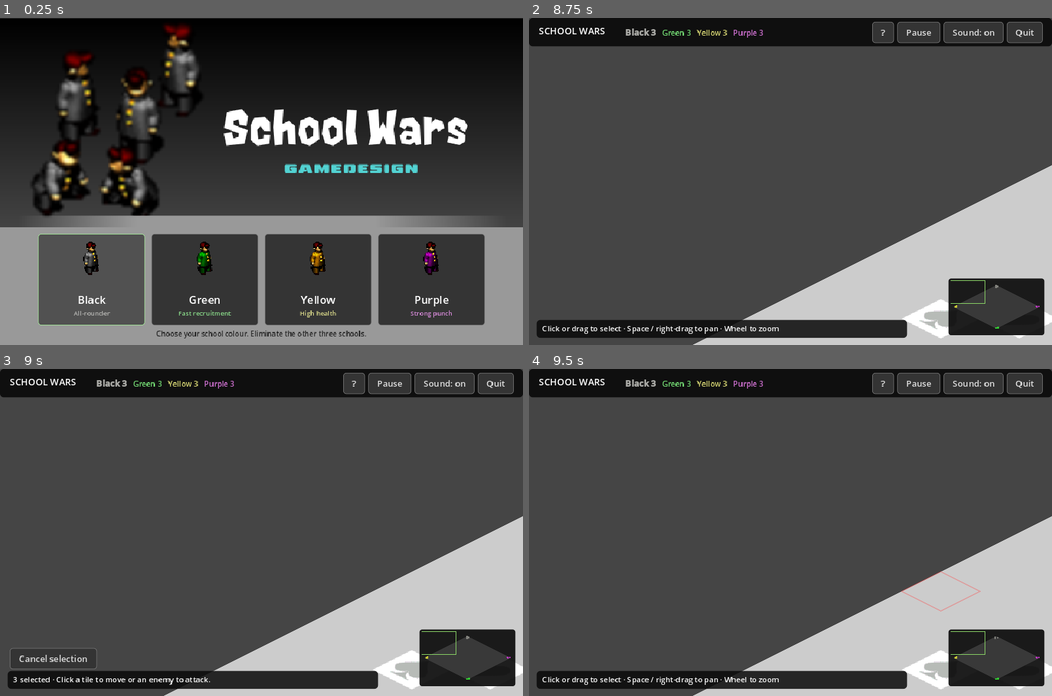
Above: before the commit, frames 1-4 (two rows, left to right).
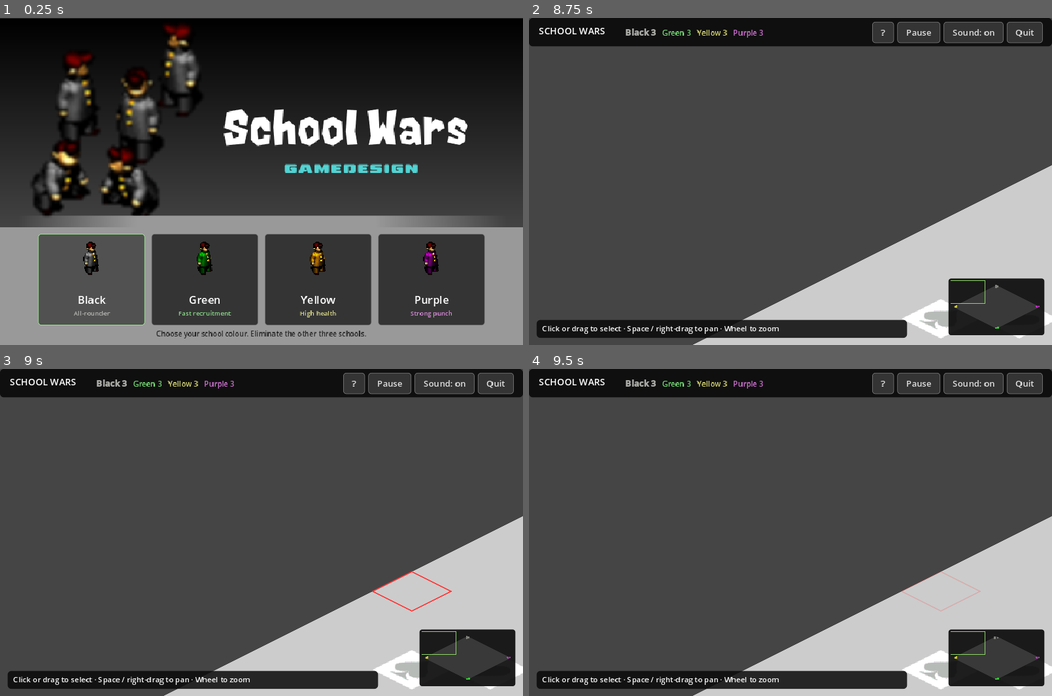
Above: after the commit, the same moments.

Repository: knigfty/school-wars
Game: Godot game, scene res://Scenes/Classic/classic_game.tscn
Two runs of this game, one before a commit and one after it. Both use one fixed random seed, a clock stepped at 60 frames per second and the inputs below.
Inputs (mouse positions are in pixels of both pictures, inside the frame that each line leads up to):
- Up to frame 1 (0.25 s): no input
- Up to frame 2 (8.75 s): click "Black" at 0.5 s; click "?" at 1.25 s; click "Resume" at 2 s; click "Pause" at 2.75 s; click "Resume" at 3.5 s; click "Sound: on" at 4.25 s; click "Sound: off" at 5 s; drag from (790, 181) to (842, 109) at 5.77 s; tap Enter at 6.5, 8 s; drag from (994, 305) to (764, 246) at 6.52 s; tap Space at 7.25 s; move the mouse to (842, 109) at 7.27 s; tap L (camera_pan_right) at 7.35 s; click (842, 109) at 7.42 s; drag from (764, 246) to (633, 132) at 8.02 s
- Up to frame 3 (9 s): tap Space at 8.75 s; move the mouse to (418, 581) at 8.77 s; hold A from 8.78 s (still down); tap K (camera_pan_down) at 8.85 s; click (418, 581) at 8.92 s
- Up to frame 4 (9.5 s): keep holding A; tap Space at 9.02 s

Frames 1-2 are identical in both runs. In frame 3, 0.7% of the frame differs, in the area x 1-90%, y 61-97%; in frame 4, less than 0.1%.

Commit message:
Match Flash command timing and retaliation; add explicit enemy focus targeting

Diff:
--- a/Scripts/Classic/classic_board.gd
+++ b/Scripts/Classic/classic_board.gd
@@ -28,6 +28,7 @@
 var _start: Vector2
 var _pointer: Vector2
 var _marker: Vector2
+var _marker_target: int = -1
 var _marker_life: float = 0.0
 var _audio: Array[AudioStreamPlayer] = []
 var _audio_index: int = 0
@@ -51,6 +52,8 @@
 	simulation.team_eliminated.connect(_on_eliminated)
 	simulation.match_finished.connect(func(won: bool) -> void: match_finished.emit(won))
 	selected.clear()
+	_marker_target = -1
+	_marker_life = 0.0
 	_accumulator = 0.0
 	view_zoom = 1.5
 	camera_center = ClassicRules.cell_to_world(Vector2(simulation.bases[team] * 4)) + Vector2(0, 18)
@@ -138,8 +141,12 @@
 			if not event.pressed and _panning:
 				_panning = false
 			elif event.pressed:
-				_selecting = true
-				_start = event.position
+				if not selected.is_empty():
+					_issue_order(event.position)
+					_selecting = false
+				else:
+					_selecting = true
+					_start = event.position
 			elif _selecting:
 				_finish_selection(event.position)
 				_selecting = false
@@ -177,20 +184,23 @@
 		var id: int = pick_student(point, false)
 		if id >= 0 and simulation.students[id].team == simulation.player_team:
 			selected.append(id)
-	else:
-		var world: Vector2 = screen_to_world(point)
-		var cell: Vector2i = ClassicRules.world_to_cell(world)
-		if not ClassicRules.in_grid(cell):
-			return
-		var tile: Vector2i = Vector2i(cell.x / 4, cell.y / 4)
-		simulation.command(selected, tile, pick_student(point, true))
-		selected.clear()
-		_marker = ClassicRules.cell_to_world(Vector2(tile * 4)) + Vector2(0, 24)
-		_marker_life = 0.7
-		_on_sound("tomove", camera_center)
 	selection_changed.emit()
 	if not selected.is_empty():
 		_on_sound("select", camera_center)
+
+
+func _issue_order(point: Vector2) -> void:
+	var cell: Vector2i = ClassicRules.world_to_cell(screen_to_world(point))
+	if not ClassicRules.in_grid(cell):
+		return
+	var tile: Vector2i = Vector2i(cell.x / 4, cell.y / 4)
+	_marker_target = pick_student(point, true)
+	simulation.command(selected, tile, _marker_target)
+	selected.clear()
+	_marker = ClassicRules.cell_to_world(Vector2(tile * 4)) + Vector2(0, 24)
+	_marker_life = 0.7
+	_on_sound("tomove", camera_center)
+	selection_changed.emit()
 
 
 func pick_student(point: Vector2, enemies_only: bool) -> int:
@@ -243,11 +253,21 @@
 		if student.level_ticks > 0:
 			draw_string(ThemeDB.fallback_font, pos + Vector2(-20, -45) * view_zoom, "Level up!", HORIZONTAL_ALIGNMENT_LEFT, -1, 9 * view_zoom, Color.WHITE)
 	if not selected.is_empty() and not _selecting:
-		var cell: Vector2i = ClassicRules.world_to_cell(screen_to_world(_pointer))
-		if ClassicRules.in_grid(cell):
-			_draw_cursor(ClassicRules.cell_to_world(Vector2(Vector2i(cell.x / 4, cell.y / 4) * 4)), Color("ff3333"))
+		var enemy: int = pick_student(_pointer, true)
+		if enemy >= 0:
+			_draw_target_arrow(enemy, Color("ff3333"))
+		else:
+			var cell: Vector2i = ClassicRules.world_to_cell(screen_to_world(_pointer))
+			if ClassicRules.in_grid(cell):
+				_draw_cursor(ClassicRules.cell_to_world(Vector2(Vector2i(cell.x / 4, cell.y / 4) * 4)), Color("ff3333"))
 	if _marker_life > 0.0:
-		_draw_cursor(_marker - Vector2(0, 24), Color(1, 0.2, 0.2, _marker_life / 0.7))
+		var color: Color = Color(1, 0.2, 0.2, _marker_life / 0.7)
+		if _marker_target >= 0:
+			if simulation.students[_marker_target].is_alive():
+				_draw_target_arrow(_marker_target, color)
+		else:
+			_draw_cursor(_marker - Vector2(0, 24), color)
+
 	if _selecting and _start.distance_to(_pointer) >= 6.0:
 		var rect: Rect2 = Rect2(_start, _pointer - _start).abs()
 		draw_rect(rect, Color(0.4, 1, 0.2, 0.08))
@@ -266,6 +286,13 @@
 	return ordered
 
 
+func _draw_target_arrow(id: int, color: Color) -> void:
+	var tip: Vector2 = world_to_screen(simulation.students[id].world_position() + Vector2(0, -36))
+	var scale: float = view_zoom
+	draw_line(tip - Vector2(0, 16) * scale, tip - Vector2(0, 5) * scale, color, 3.0)
+	draw_colored_polygon(PackedVector2Array([tip, tip + Vector2(-5, -7) * scale, tip + Vector2(5, -7) * scale]), color)
+
+
 func _draw_cursor(origin: Vector2, color: Color) -> void:
 	var points: PackedVector2Array = PackedVector2Array()
 	for point: Vector2 in [Vector2.ZERO, Vector2(48, 24), Vector2(0, 48), Vector2(-48, 24), Vector2.ZERO]:
--- a/Scripts/Classic/classic_simulation.gd
+++ b/Scripts/Classic/classic_simulation.gd
@@ -113,6 +113,7 @@
 		student.level_ticks = 0
 		student.direction = rng.randi_range(0, 3)
 		student.target_id = -1
+		student.priority_target_id = -1
 		student.pattern = 10
 		student.counter = rng.randi_range(10, 29)
 		student.idle_ticks = 0
@@ -164,6 +165,9 @@
 			continue
 		var student: ClassicStudent = students[id]
 		if student.is_alive() and student.team == player_team:
+			student.priority_target_id = target_id if _valid_enemy(student, target_id) else -1
+			if student.state == ClassicStudent.State.FIGHT:
+				student.state = ClassicStudent.State.STAND
 			start_walk(student, tile, target_id)
 
 
@@ -174,8 +178,7 @@
 		student.destination = target.cell
 		if _adjacent(student.cell, target.cell):
 			_start_fight(student, target)
-			if target.state != ClassicStudent.State.WALK and target.state != ClassicStudent.State.FIGHT:
-				_start_fight(target, student)
+			_engage_defender(target, student)
 			return
 	else:
 		student.destination = tile * 4 + Vector2i(rng.randi_range(0, 3), rng.randi_range(0, 3))
@@ -185,6 +188,15 @@
 		_start_turn(student)
 
 
+func _engage_defender(target: ClassicStudent, attacker: ClassicStudent) -> void:
+	if target.state == ClassicStudent.State.FIGHT or _valid_enemy(target, target.priority_target_id):
+		return
+	# Flash remembers the attacker while the defender completes its reserved step.
+	target.target_id = attacker.id
+	if target.state != ClassicStudent.State.WALK:
+		_start_fight(target, attacker)
+
+
 func _start_stand(student: ClassicStudent) -> void:
 	student.state = ClassicStudent.State.STAND
 	student.counter = rng.randi_range(20, 49)
@@ -194,6 +206,9 @@
 
 
 func _start_sit(student: ClassicStudent) -> void:
+	if _valid_enemy(student, student.priority_target_id):
+		start_walk(student, Vector2i.ZERO, student.priority_target_id)
+		return
 	var targets: Array[ClassicStudent] = []
 	for other: ClassicStudent in students:
 		if not other.is_alive() or other.team == student.team:
@@ -291,8 +306,7 @@
 		var target: ClassicStudent = students[student.target_id]
 		if _adjacent(student.cell, target.cell):
 			_start_fight(student, target)
-			if target.state != ClassicStudent.State.WALK and target.state != ClassicStudent.State.FIGHT:
-				_start_fight(target, student)
+			_engage_defender(target, student)
 			return
 	elif student.cell == student.destination:
 		_start_stand(student)
@@ -352,6 +366,9 @@
 			target.health -= ClassicRules.PUNCH[student.team]
 			if target.health <= 0.0:
 				target.health = 0.0
+				for unit: ClassicStudent in students:
+					if unit.priority_target_id == target.id:
+						unit.priority_target_id = -1
 				target.state = ClassicStudent.State.DEAD
 				target.pattern = 20
 				target.counter = 10
@@ -362,6 +379,9 @@
 				student.level_ticks = 30
 				sound_requested.emit("dead", target.world_position())
 			else:
+				if _valid_enemy(target, target.priority_target_id) and target.priority_target_id != student.id:
+					sound_requested.emit("punch", target.world_position())
+					return
 				target.target_id = student.id
 				_face_target(target, student)
 				if target.state != ClassicStudent.State.FIGHT:
--- a/Scripts/Classic/classic_student.gd
+++ b/Scripts/Classic/classic_student.gd
@@ -9,6 +9,8 @@
 var previous_cell: Vector2i
 var destination: Vector2i
 var target_id: int = -1
+# Explicit player focus survives retaliation until the target dies or a new order.
+var priority_target_id: int = -1
 var state: State = State.UNUSED
 var direction: int = 0
 var pattern: int = 10
--- a/Testing/run_classic_tests.gd
+++ b/Testing/run_classic_tests.gd
@@ -75,12 +75,70 @@
 	_check(cap_sim.get_count(0) == 12, "All schools enforce the twelve-unit cap")
 	cap_sim.active[1] = false
 	_check(cap_sim.spawn_student(1) == null, "Eliminated schools cannot recruit")
+	_test_orders()
 	_test_fight()
 	_test_determinism_and_occupancy()
 	await _test_shell()
 	if failures == 0:
 		print("Classic SWF rules, simulation invariants, and shell tests passed.")
 	quit(failures)
+
+
+func _test_orders() -> void:
+	var sim: ClassicSimulation = ClassicSimulation.new()
+	sim.setup(0, 43)
+	var attacker: ClassicStudent = sim.students[0]
+	var defender: ClassicStudent = sim.students[3]
+	attacker.cell = Vector2i(20, 20)
+	defender.cell = Vector2i(21, 20)
+	defender.previous_cell = Vector2i(22, 20)
+	defender.state = ClassicStudent.State.WALK
+	defender.walk_tick = 2
+	sim.start_walk(attacker, Vector2i.ZERO, defender.id)
+	_check(defender.state == ClassicStudent.State.WALK and defender.walk_tick == 2, "Engaged moving defender finishes its step")
+	_check(defender.target_id == attacker.id, "Moving defender remembers attacker")
+	defender.walk_tick = 5
+	sim._walking(defender)
+	_check(defender.state == ClassicStudent.State.FIGHT and defender.target_id == attacker.id, "Moving defender retaliates after step")
+	var focus: ClassicStudent = sim.students[6]
+	focus.cell = Vector2i(20, 21)
+	var ids: Array[int] = [attacker.id]
+	sim.command(ids, Vector2i(5, 5), focus.id)
+	_check(attacker.target_id == focus.id and attacker.priority_target_id == focus.id, "Explicit attack replaces existing fight target")
+	_check(attacker.direction == 1, "Retargeted fighter faces new focus")
+	sim._engage_defender(attacker, defender)
+	_check(attacker.target_id == focus.id, "Retaliation cannot replace explicit focus")
+	var health_before: float = attacker.health
+	sim._start_fight(defender, attacker)
+	for tick: int in 200:
+		if attacker.health < health_before:
+			break
+		sim._fighting(defender)
+	_check(attacker.health < health_before and attacker.target_id == focus.id, "Taking damage preserves explicit focus")
+	attacker.state = ClassicStudent.State.STAND
+	sim._start_sit(attacker)
+	_check(attacker.target_id == focus.id, "Blocked focus retries the same target instead of choosing another")
+	focus.state = ClassicStudent.State.DEAD
+	sim._fighting(attacker)
+	_check(attacker.state == ClassicStudent.State.STAND, "Godot immediate recovery after target death retained")
+	sim.command(ids, Vector2i(6, 6))
+	_check(attacker.priority_target_id == -1, "Movement order clears explicit focus")
+	var board: ClassicBoard = ClassicBoard.new()
+	board.size = Vector2(960, 600)
+	board.simulation = sim
+	attacker.state = ClassicStudent.State.STAND
+	board.selected.assign([attacker.id])
+	var press: InputEventMouseButton = InputEventMouseButton.new()
+	press.button_index = MOUSE_BUTTON_LEFT
+	press.pressed = true
+	press.position = board.world_to_screen(ClassicRules.cell_to_world(Vector2(defender.cell)) + Vector2(0, -10))
+	board._gui_input(press)
+	_check(board.selected.is_empty() and attacker.target_id == defender.id, "Mouse-down immediately issues enemy focus order")
+	_check(board._marker_target == defender.id, "Enemy order confirms with target arrow")
+	press.pressed = false
+	board._gui_input(press)
+	_check(board.selected.is_empty(), "Mouse-up after order does not select again")
+	board.free()
 
 
 func _test_fight() -> void:
Not shown, changed: Docs/CLASSIC.md
